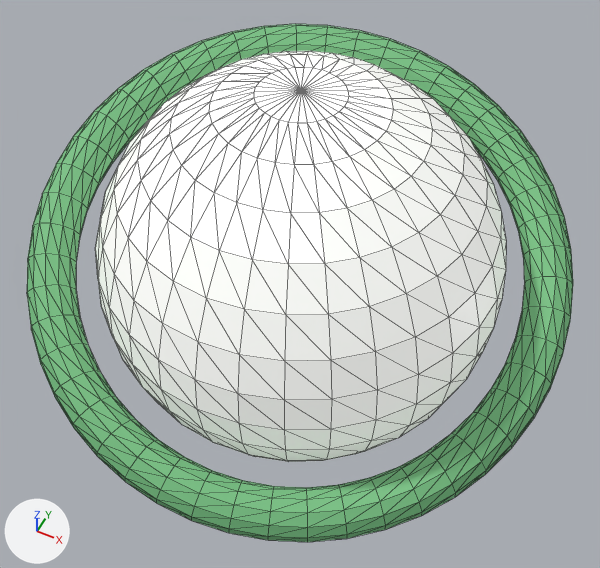
An edit to the glTF model assets/models/ranch_shield.glb, drawn before and after from the same camera.
One viewpoint serves both versions: a 50 mm camera at (0.538, -1.081, 1.818) aimed at (0.016, -0.037, 0.514). Every picture has the same lights, and +X, +Y and +Z are marked at lower left. The first picture is the older version. Mesh edges are drawn as thin lines. Where no turn or scale is listed for an object, it has been applied to the vertices. Vertices at exactly the same position are counted once.
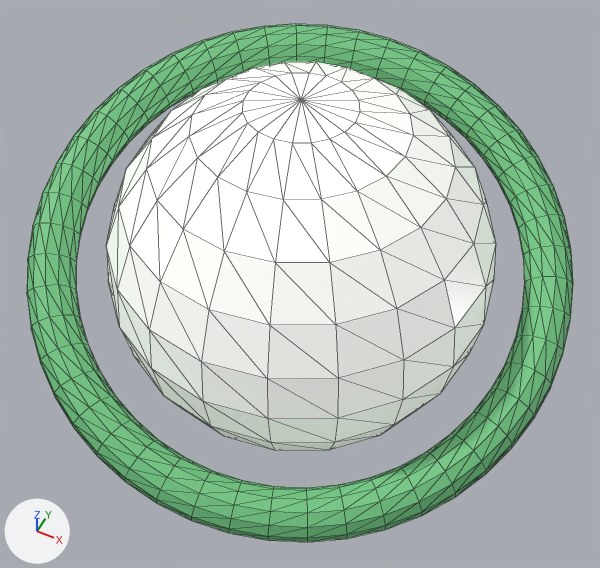
Where the change shows, as pixel boxes (x1, y1, x2, y2) in the pictures (600 x 568 px):
'Sphere', reshaped
    before: (95, 51, 506, 462)
    after: (106, 62, 496, 451)

The change, as a diff of the scene's bpy script:
```diff
--- a/assets/models/ranch_shield.glb.py
+++ b/assets/models/ranch_shield.glb.py
@@ me_sphere_007 @@
 # used by ob_sphere; location = (0.0, 0.0, 0.55)
-me_sphere_007.from_pydata(...)  # 482 vertices, 960 faces; spans x -0.42..0.42, y -0.42..0.42, z -0.42..0.42
+me_sphere_007.from_pydata(...)  # 222 vertices, 440 faces; spans x -0.4..0.4, y -0.4..0.4, z -0.4..0.4
+# me_sphere_007 part 1: 482 vertices removed from x -0.42..0.42, y -0.42..0.42, z -0.42..0.42; 222 vertices added at x -0.4..0.4, y -0.4..0.4, z -0.4..0.4, forming a UV sphere (20 segments, 12 rings, poles along z)
 me_sphere_007.materials.append(mat_ranchmat)
```
